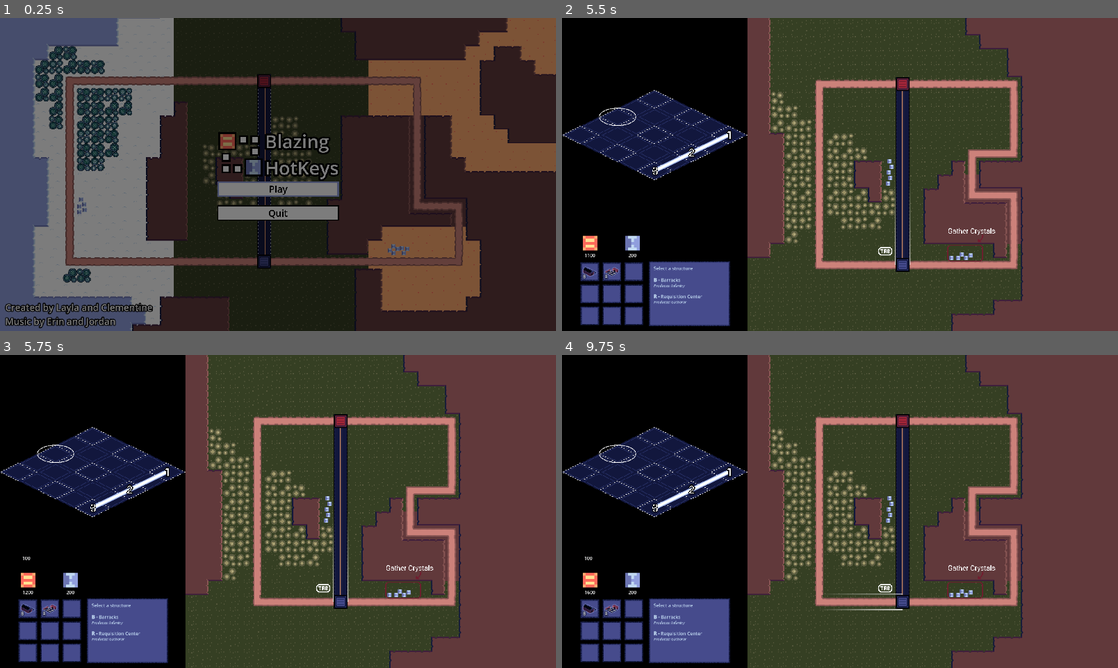
Above: before the commit, frames 1-4 (two rows, left to right).
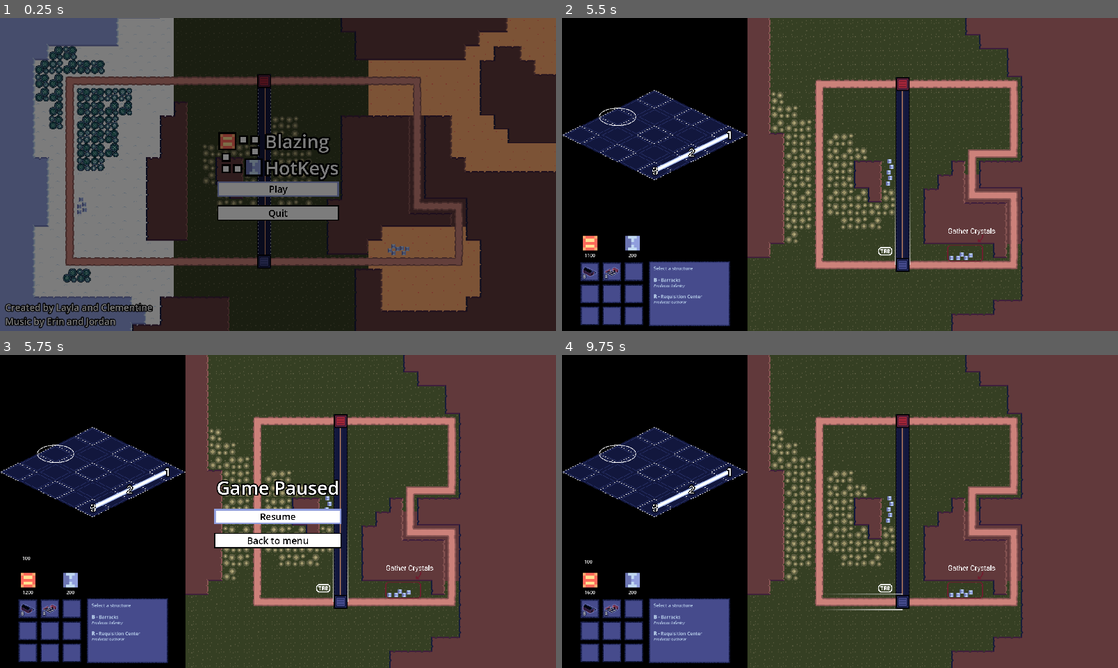
Above: after the commit, the same moments.

Repository: ClemiDouce/halloween-game-jam-2026
Game: Godot game, scene res://scenes/world.tscn
Same seed, same stepped clock (60 frames per second), same inputs: the game is played once before the commit and once after it. Sound files missing from this copy of the repository are replaced by a short silence.
Inputs (mouse positions are in pixels of both pictures, inside the frame that each line leads up to):
- Up to frame 1 (0.25 s): no input
- Up to frame 2 (5.5 s): click "Play" at 0.5 s; click "Play" at 1.25 s; tap Enter at 2 s; hold Up (ui_up) 2.03-2.78 s; tap D (destroy_building) at 2.1 s; hold Down (ui_down) 2.78-3.53 s; tap Tab (next_path) at 2.85 s; hold Up (ui_up) 3.53-5.03 s; tap 1 (select_slot_1) at 3.6 s; tap 2 (select_slot_2) at 4.35 s; hold Down (ui_down) from 5.03 s (still down); tap 3 (select_slot_3) at 5.1 s
- Up to frame 3 (5.75 s): keep holding Down (ui_down); tap Escape (ui_cancel) at 5.65 s
- Up to frame 4 (9.75 s): release Down (ui_down) at 5.75 s; click (840, 517) at 5.75 s, where only the run after the commit has a clickable "Resume"; click "B" at 6.5 s; click "R" at 7.25 s; hold Down (ui_down) 8.03-9.5 s; tap D (destroy_building) at 8.1 s; tap Tab (next_path) at 8.85 s; click (634, 614) at 9.52 s

Frames 1-2 are identical in both runs. In frame 3, 3.0% of the frame differs, in the area x 38-62%, y 39-62%; in frame 4, less than 0.1%.

Commit message:
Game pausable

Diff:
--- a/scenes/card_test.tscn
+++ b/scenes/card_test.tscn
@@ -3,6 +3,7 @@
 [ext_resource type="Script" uid="uid://0ijpsg6qcf61" path="res://scripts/card_test.gd" id="1_uo7st"]
 
 [node name="QueueCardManager" type="Control" unique_id=1197703756]
+process_mode = 1
 layout_mode = 3
 anchors_preset = 15
 anchor_right = 1.0
--- a/scenes/world.tscn
+++ b/scenes/world.tscn
@@ -109,7 +109,8 @@
 }
 }
 
-[node name="GameManager" type="Node" unique_id=1617731920 node_paths=PackedStringArray("main_menu_focus", "next_level_focus", "win_screen_focus", "loose_screen_focus")]
+[node name="GameManager" type="Node" unique_id=1617731920 node_paths=PackedStringArray("main_menu_focus", "next_level_focus", "win_screen_focus", "loose_screen_focus", "pause_screen_focus")]
+process_mode = 3
 script = ExtResource("1_o8fc1")
 level_list = Array[PackedScene]([ExtResource("2_7iits"), ExtResource("3_oo54l"), ExtResource("4_kpybi"), ExtResource("5_ctatt"), ExtResource("6_xgqkh"), ExtResource("7_munwf"), ExtResource("2_ts3gi"), ExtResource("3_0nbtd"), ExtResource("10_fh13f"), ExtResource("11_rup4s"), ExtResource("3_4kbfs")])
 demo_scene = ExtResource("3_pm21f")
@@ -117,6 +118,7 @@
 next_level_focus = NodePath("ForegroundLayer/NextLevelScreen/CenterContainer/PanelContainer/MarginContainer/VBoxContainer/NextLevelButton")
 win_screen_focus = NodePath("ForegroundLayer/WinScreen/CenterContainer/PanelContainer/MarginContainer/VBoxContainer/BackMenuButton")
 loose_screen_focus = NodePath("ForegroundLayer/LooseScreen/CenterContainer/PanelContainer/MarginContainer/VBoxContainer/TryAgainButton")
+pause_screen_focus = NodePath("ForegroundLayer/PauseScreen/VBoxContainer/ResumeButton")
 
 [node name="ForegroundLayer" type="CanvasLayer" parent="." unique_id=1449940769]
 unique_name_in_owner = true
@@ -358,6 +360,50 @@
 theme_override_font_sizes/font_size = 32
 text = "Back to menu"
 
+[node name="PauseScreen" type="Control" parent="ForegroundLayer" unique_id=867701988]
+unique_name_in_owner = true
+visible = false
+layout_mode = 3
+anchors_preset = 15
+anchor_right = 1.0
+anchor_bottom = 1.0
+grow_horizontal = 2
+grow_vertical = 2
+size_flags_vertical = 3
+theme = ExtResource("12_navra")
+
+[node name="VBoxContainer" type="VBoxContainer" parent="ForegroundLayer/PauseScreen" unique_id=58349698]
+layout_mode = 1
+anchors_preset = 8
+anchor_left = 0.5
+anchor_top = 0.5
+anchor_right = 0.5
+anchor_bottom = 0.5
+offset_left = -220.0
+offset_top = -160.0
+offset_right = 220.0
+offset_bottom = 160.0
+grow_horizontal = 2
+grow_vertical = 2
+theme_override_constants/separation = 30
+alignment = 1
+
+[node name="PauseLabel" type="Label" parent="ForegroundLayer/PauseScreen/VBoxContainer" unique_id=1421660142]
+layout_mode = 2
+theme_override_font_sizes/font_size = 64
+text = "Game Paused"
+horizontal_alignment = 1
+
+[node name="ResumeButton" type="Button" parent="ForegroundLayer/PauseScreen/VBoxContainer" unique_id=750606929]
+layout_mode = 2
+theme_override_font_sizes/font_size = 32
+text = "Resume"
+
+[node name="BackMenuButton" type="Button" parent="ForegroundLayer/PauseScreen/VBoxContainer" unique_id=796231335]
+layout_mode = 2
+theme_override_font_sizes/font_size = 32
+text = "Back to menu"
+
 [node name="BaseView" type="CanvasLayer" parent="." unique_id=408365964]
 unique_name_in_owner = true
 visible = false
@@ -512,3 +558,5 @@
 [connection signal="pressed" from="ForegroundLayer/NextLevelScreen/CenterContainer/PanelContainer/MarginContainer/VBoxContainer/BackMenuButton" to="." method="_on_back_menu_button_pressed"]
 [connection signal="pressed" from="ForegroundLayer/WinScreen/CenterContainer/PanelContainer/MarginContainer/VBoxContainer/BackMenuButton" to="." method="_on_back_menu_button_pressed"]
 [connection signal="pressed" from="ForegroundLayer/LooseScreen/CenterContainer/PanelContainer/MarginContainer/VBoxContainer/TryAgainButton" to="." method="_on_try_again_button_pressed"]
+[connection signal="pressed" from="ForegroundLayer/PauseScreen/VBoxContainer/ResumeButton" to="." method="toggle_paused"]
+[connection signal="pressed" from="ForegroundLayer/PauseScreen/VBoxContainer/BackMenuButton" to="." method="_on_back_menu_button_pressed"]
--- a/scripts/base_building/base_manager.gd
+++ b/scripts/base_building/base_manager.gd
@@ -33,6 +33,7 @@
 		return _selected_path
 
 func _ready() -> void:
+	self.process_mode = Node.PROCESS_MODE_PAUSABLE
 	self.unit_queue.unit_ready.connect(generate_unit)
 
 	_generate_building_slots()
--- a/scripts/foreground_layer.gd
+++ b/scripts/foreground_layer.gd
@@ -1,4 +1,7 @@
 extends CanvasLayer
+
+signal faded_out
+signal faded_in
 
 @onready var fade_rect: ColorRect = $FadeRect
 
@@ -7,9 +10,11 @@
 	var fade_tween = create_tween().set_trans(Tween.TRANS_QUINT).set_ease(Tween.EASE_OUT)
 	fade_tween.tween_property(fade_rect, "color:a", 1, 2.).from(0.)
 	await fade_tween.finished
+	faded_out.emit()
 
 func fade_in():
 	var fade_tween = create_tween().set_trans(Tween.TRANS_QUINT).set_ease(Tween.EASE_OUT)
 	fade_tween.tween_property(fade_rect, "color:a", 0, 2.).from(1.)
 	await fade_tween.finished
+	faded_in.emit()
 #endregion
--- a/scripts/game_manager.gd
+++ b/scripts/game_manager.gd
@@ -1,5 +1,8 @@
 class_name GameManager
 extends Node
+
+signal fade_in
+signal fade_out
 
 @onready var foreground_layer: CanvasLayer = %ForegroundLayer
 @onready var base_manager: BaseManager = $BaseManager
@@ -18,6 +21,7 @@
 @onready var win_screen: Control = %WinScreen
 @onready var loose_screen: Control = %LooseScreen
 @onready var next_level_screen: Control = %NextLevelScreen
+@onready var pause_screen: Control = %PauseScreen
 
 # Demo level
 @export var demo_scene : PackedScene
@@ -28,8 +32,14 @@
 @export var next_level_focus: Control
 @export var win_screen_focus: Control
 @export var loose_screen_focus: Control
+@export var pause_screen_focus: Control
+
+var _paused: bool = false
 
 func _ready():
+	foreground_layer.faded_in.connect(fade_in.emit)
+	foreground_layer.faded_out.connect(fade_out.emit)
+
 	spawn_demo_level()
 	main_menu_focus.grab_focus()
 
@@ -39,6 +49,9 @@
 			DisplayServer.window_set_mode(DisplayServer.WINDOW_MODE_WINDOWED)
 		else:
 			DisplayServer.window_set_mode(DisplayServer.WINDOW_MODE_EXCLUSIVE_FULLSCREEN)
+	if Input.is_action_just_pressed("ui_cancel"):
+		if not next_level_screen.visible and not win_screen.visible and not loose_screen.visible and not start_screen.visible:
+			toggle_paused()
 
 func launch_level(level_index: int):
 	if level_index < 0 or level_index >= level_list.size():
@@ -145,18 +158,32 @@
 #endregion
 
 
+func toggle_paused() -> void:
+	_paused = not _paused
+	if _paused:
+		get_tree().paused = true
+		pause_screen.show()
+		pause_screen_focus.grab_focus()
+	else:
+		_unpause()
+
+func _unpause() -> void:
+	_paused = false
+	get_tree().paused = false
+	pause_screen.hide()
+
 func _on_back_menu_button_pressed() -> void:
+	_unpause()
 	path_visualizer.clear()
 	next_level_screen.hide()
 	win_screen.hide()
 	loose_screen.hide()
 	music_player.get_stream_playback().switch_to_clip_by_name("Intro Loop")
-	await spawn_demo_level()
+	spawn_demo_level()
+	await fade_out
 	player_controller.active = false
 	start_screen.show()
 	main_menu_focus.grab_focus()
-
-
 
 func _on_try_again_button_pressed() -> void:
 	launch_level(current_level_id)
--- a/scripts/level.gd
+++ b/scripts/level.gd
@@ -10,6 +10,8 @@
 
 
 func _ready() -> void:
+	self.process_mode = Node.PROCESS_MODE_PAUSABLE
+
 	# Use default rules
 	if not game_rules:
 		game_rules = GameRules.new()
--- a/scripts/player_controller.gd
+++ b/scripts/player_controller.gd
@@ -44,6 +44,7 @@
 	return _selected_building
 
 func _ready() -> void:
+	self.process_mode = Node.PROCESS_MODE_PAUSABLE
 	controlling_base.team = CombatData.Team.PLAYER
 
 
